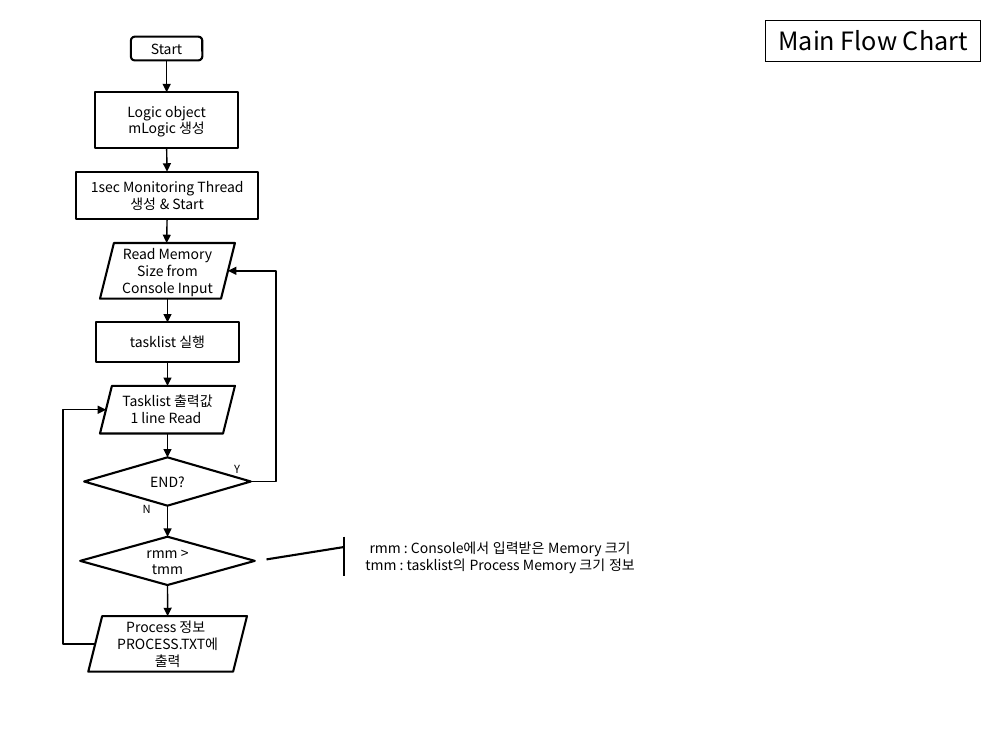
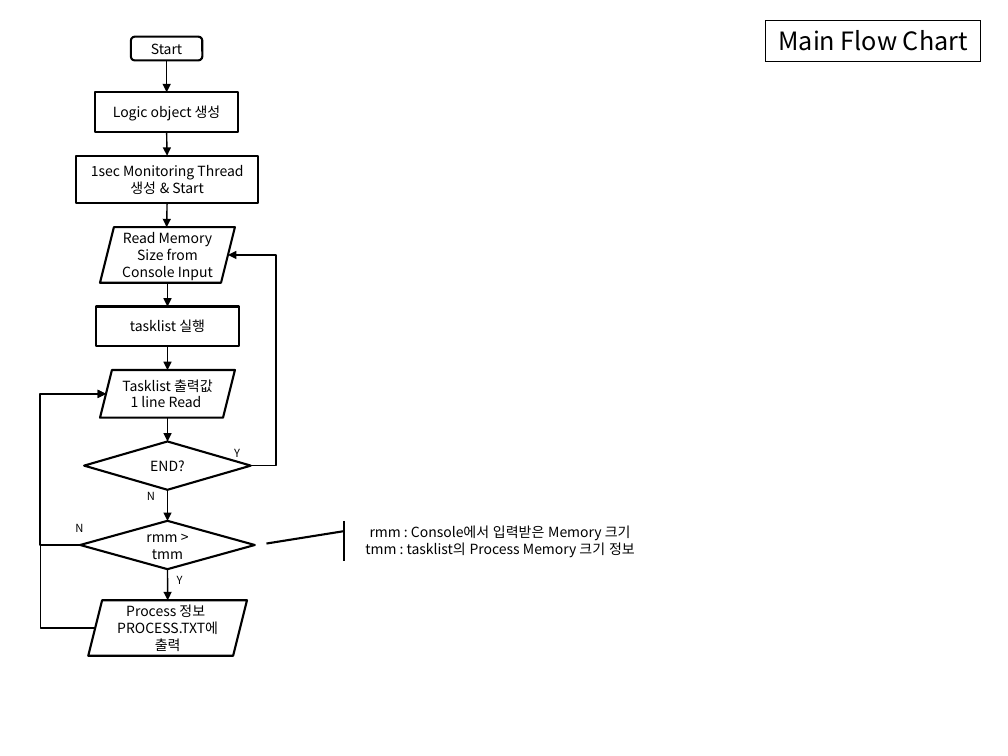
Before and after one commit to ambidext/CS_ConsoleGit, a slide deck: slide 3 of Monitoring/Flowchart.pptx (slide 2 before the commit). Drawn at 1008x756 pixels with LibreOffice and Linux fonts; fonts in the diff are those of the drawing. Boxes give left, top, right and bottom in pixels: in the first picture for what was removed or moved away, otherwise in the second. Text is boxed around its words. In the diff, an @@ line names an element or a change of style, - is before the commit and + after.

```diff
--- a/Monitoring/Flowchart.pptx
+++ b/Monitoring/Flowchart.pptx
@@ rectangle "Logic object 생성": place and size @@
-rectangle "Logic object 생성" at [95, 93, 238, 148]
+rectangle "Logic object 생성" at [95, 93, 238, 132]
@@ text in rectangle at [113, 105, 221, 121]: text changed @@
-Logic object mLogic 생성
+Logic object 생성
@@ 7 arrows, 3 parallelograms, 2 rectangles, 2 diamonds, 1 accent callout, 1 text, 1 elbow arrow: place and size @@
-7 arrows, 3 parallelograms, 2 rectangles, 2 diamonds, 1 accent callout, 1 text, 1 elbow arrow at [76, 148, 663, 671]
+7 arrows, 3 parallelograms, 2 rectangles, 2 diamonds, 1 accent callout, 1 text, 1 elbow arrow at [76, 132, 663, 655]
@@ elbow arrow moved from (95, 644) - (106, 409) to (95, 628) - (106, 394) @@
@@ elbow arrow added from (81, 545) to (106, 394), #000000 1 pt @@
@@ text "N": place and size @@
-text "N" at [143, 501, 151, 513]
+text "N" at [147, 491, 155, 500]
@@ text added at [75, 524, 83, 532], 8 pt, text #000000 @@
+N
@@ text added at [177, 576, 183, 584], 8 pt, text #000000 @@
+Y
```
Also in this commit, not shown: 3 other slides changed, 4 slides added, 4 other files.
